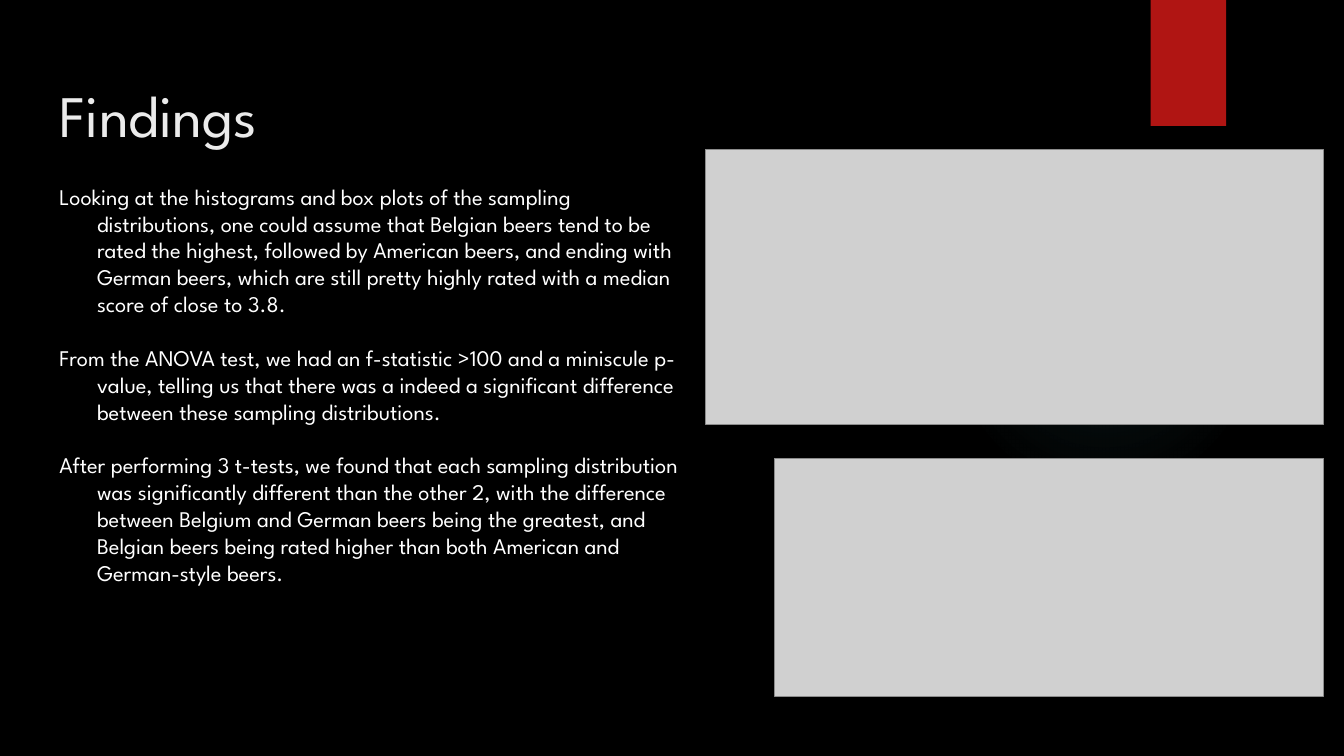
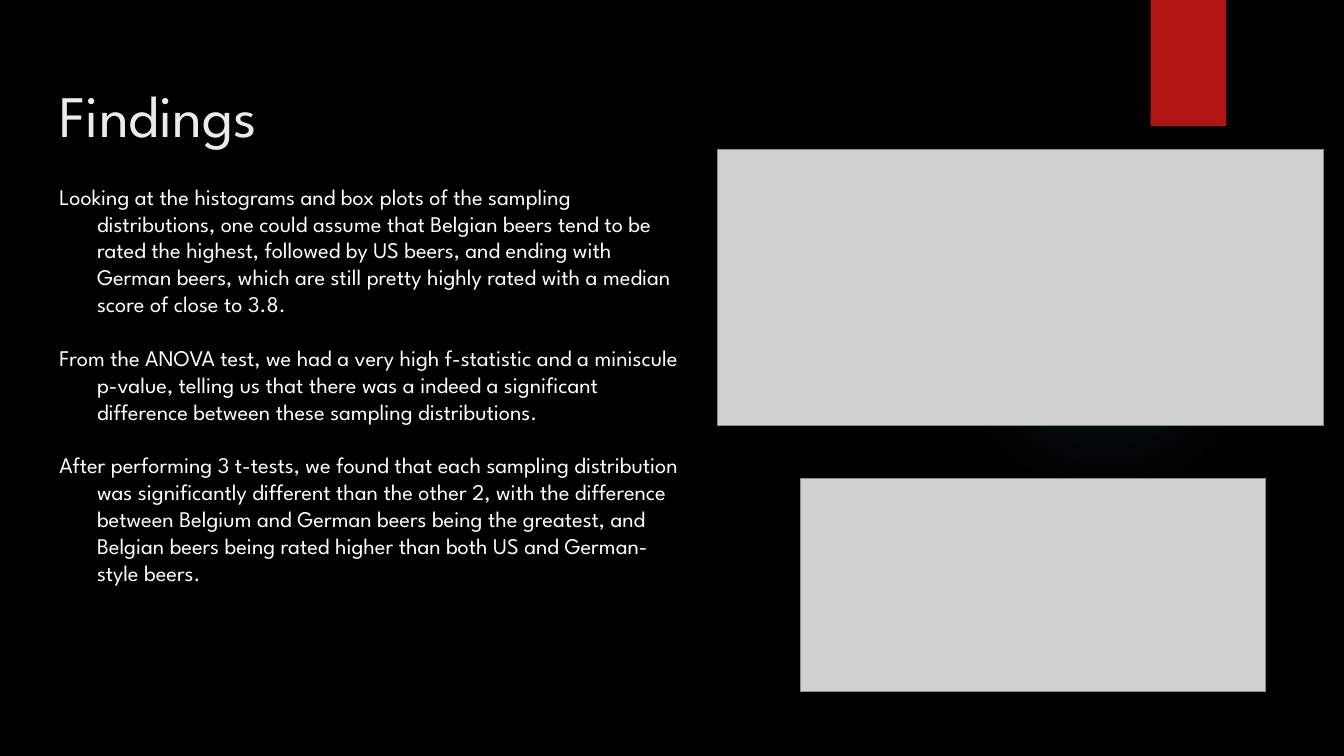
Before and after one commit to stephenlaw30/DataScienceMasters, a slide deck: slide 8 of Python/UCSD/PythonForDataScience/Week9/DSE_200X_FinalProjectPresentation.pptx. Drawn at 1344x756 pixels with LibreOffice and Linux fonts; fonts in the diff are those of the drawing; grey boxes stand for pictures; background and template pictures are left out. Boxes give left, top, right and bottom in pixels: in the first picture for what was removed or moved away, otherwise in the second. Text is boxed around its words. In the diff, an @@ line names an element or a change of style, - is before the commit and + after.

Commit message:
Change 'American' label to 'USA' since American is a continent, proofread and edit final draft of powerpoint presentation for EDX UCSD Python For Data Science final project

```diff
--- a/Python/UCSD/PythonForDataScience/Week9/DSE_200X_FinalProjectPresentation.pptx
+++ b/Python/UCSD/PythonForDataScience/Week9/DSE_200X_FinalProjectPresentation.pptx
@@ picture: place and size @@
-picture at [706, 149, 1324, 425]
+picture at [718, 149, 1324, 425]
@@ text at [59, 189, 678, 586]: text changed @@
-Looking at the histograms and box plots of the sampling distributions, one could assume that Belgian beers tend to be rated the highest, followed by American beers, and ending with German beers, which are still pretty highly rated with a median score of close to 3.8.
-From the ANOVA test, we had an f-statistic >100 and a miniscule p-value, telling us that there was a indeed a significant difference between these sampling distributions.
-After performing 3 t-tests, we found that each sampling distribution was significantly different than the other 2, with the difference between Belgium and German beers being the greatest, and Belgian beers being rated higher than both American and German-style beers.
+Looking at the histograms and box plots of the sampling distributions, one could assume that Belgian beers tend to be rated the highest, followed by US beers, and ending with German beers, which are still pretty highly rated with a median score of close to 3.8.
+From the ANOVA test, we had a very high f-statistic and a miniscule p-value, telling us that there was a indeed a significant difference between these sampling distributions.
+After performing 3 t-tests, we found that each sampling distribution was significantly different than the other 2, with the difference between Belgium and German beers being the greatest, and Belgian beers being rated higher than both US and German-style beers.
@@ picture: place and size @@
-picture at [774, 458, 1324, 696]
+picture at [801, 478, 1266, 692]
```
Also in this commit, not shown: 7 other slides changed, 4 other files.
